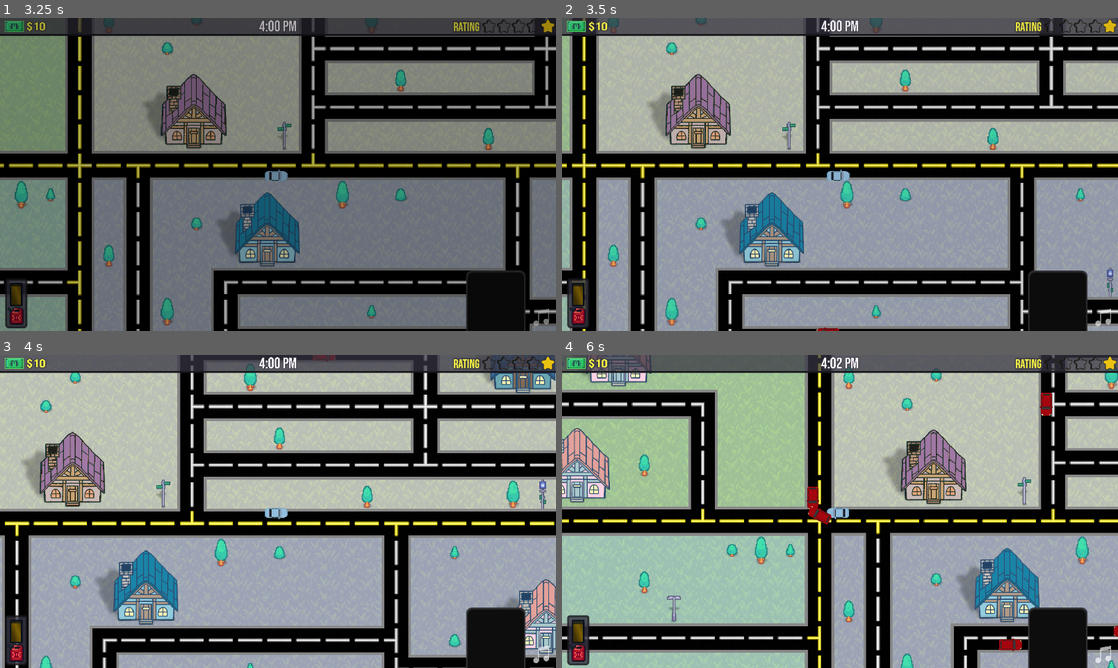
Above: before the commit, frames 1-4 (two rows, left to right).
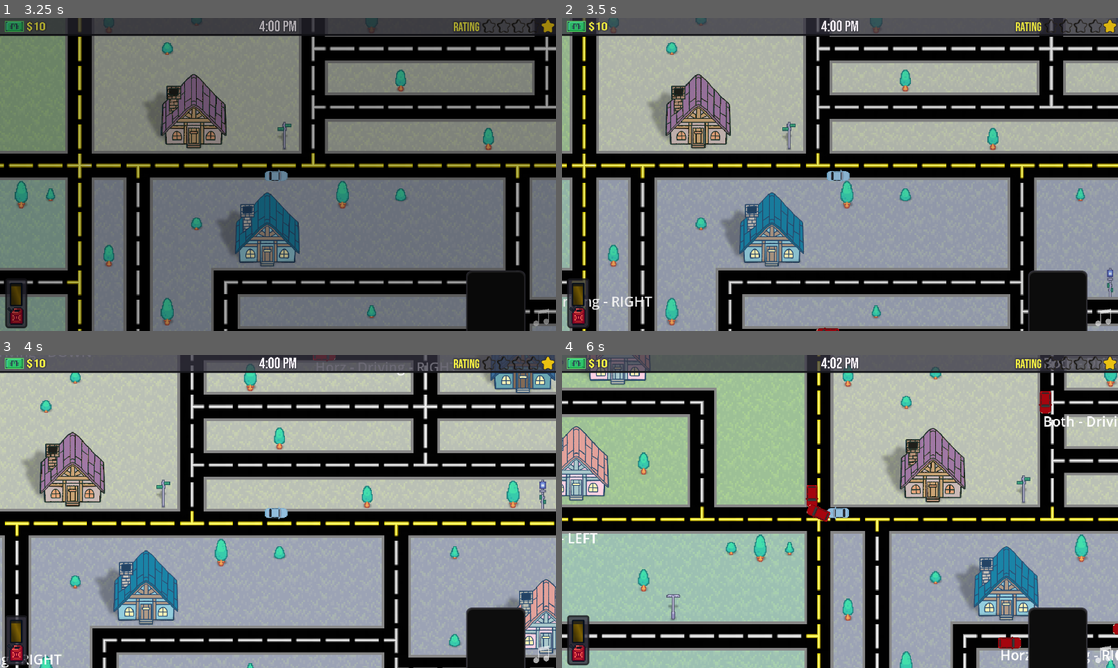
Above: after the commit, the same moments.

Repository: TorqueMcFearson/DeliveryDash
Game: Godot game, scene res://Title_Screen.tscn
The game is run twice, just before and just after one commit, with the same random seed, the same clock (stepped at 60 frames per second) and the same inputs.
Inputs (mouse positions are in pixels of both pictures, inside the frame that each line leads up to):
- Up to frame 1 (3.25 s): tap Enter (ui_accept) at 0.5, 0.77, 2.27 s; move the mouse to (400, 158) at 0.52 s; hold D (Right) 0.53-1.25 s; hold E (Enter) 0.53-1.25 s; click (400, 158) at 0.67 s; click "Start Game" at 1.25 s; move the mouse to (166, 190) at 2.02 s; hold S (Down) 2.03-2.78 s; tap E (Enter) at 2.1 s; move the mouse to (333, 105) at 2.77 s; hold D (Right) from 2.78 s (still down); hold E (Enter) from 2.78 s (still down)
- Up to frame 2 (3.5 s): keep holding D (Right); keep holding E (Enter)
- Up to frame 3 (4 s): move the mouse to (250, 574) at 3.52 s; release D (Right) at 3.53 s; release E (Enter) at 3.53 s; hold W (Up) from 3.53 s (still down); tap E (Enter) at 3.6 s; click (250, 574) at 3.67 s; tap Enter (ui_accept) at 3.77 s
- Up to frame 4 (6 s): move the mouse to (1006, 558) at 4.27 s; release W (Up) at 4.28 s; hold E (Enter) 4.28-5.03 s; hold A (Left) 4.28-5.78 s; tap Enter (ui_accept) at 4.52, 5.27 s; move the mouse to (673, 464) at 5.02 s; tap E (Enter) at 5.1 s; move the mouse to (867, 511) at 5.77 s; hold S (Down) from 5.78 s (still down); hold E (Enter) from 5.78 s (still down); click (867, 511) at 5.92 s

Frame 1 is identical in both runs. In frame 2, 0.2% of the frame differs, in the area x 0-17%, y 88-94%; in frame 3, 0.2%; in frame 4, 17%, in the area x 0-100%, y 0-100%.

Commit message:
Working on AI turning bug.

Diff:
--- a/Scripts/cars.gd
+++ b/Scripts/cars.gd
@@ -87,23 +87,21 @@
 # Called every frame. 'delta' is the elapsed time since the previous frame.
 func _physics_process(delta: float) -> void:
 	if stopped:
+		$Label.text = "%s - %s" % ["stopped"]
 		return
 
-
+#Direction Logic
 	match state:
 		STATE.TURNING:
-			$Label.text = "%s - %s" % ["Both","Turning" if state == STATE.TURNING else "Driving"]
-			var temp = rotation_degrees
-			if temp < 0: temp += 360
-			if temp > direction*90-1 and temp < direction*90+1:
-					rotation_degrees = direction*90
-					state = STATE.DRIVING
-					get_tree().create_timer(.25).timeout.connect(func():turning_progress = 0)
+			var road_dir :int = get_road_direction(global_position)
+			$Label.text = "%s - %s - %s" % [ROAD_DIR[road_dir],"Turning", ["UP","RIGHT","DOWN","LEFT"][direction]]
+			if is_equal_approx(rotation, deg_to_rad(direction*90)) and road_dir != 2:
+				state = STATE.DRIVING
+				#get_tree().create_timer(.25).timeout.connect(func():turning_progress = 0)
 			else:
-				rotation = lerp_angle(rotation, deg_to_rad(direction*90), turning_progress) # move_toward(rotation,deg_to_rad(direction*90),3*delta)
-				turning_progress = clamp(turning_progress + 3*delta,0,1)
-
-
+				#rotation = lerp_angle(rotation, deg_to_rad(direction*90), turning_progress) # move_toward(rotation,deg_to_rad(direction*90),3*delta)
+				#turning_progress = clamp(turning_progress + 3*delta,0,1)
+				rotation = rotate_toward(rotation,deg_to_rad(direction*90),10*delta)
 
 		STATE.DRIVING:
 			var road_dir :int = get_road_direction(global_position)
@@ -114,15 +112,16 @@
 			if road_dir == 1 and direction not in [UP,DOWN]:
 				direction = [UP,DOWN].pick_random()
 				rotation=deg_to_rad(direction*90)
-			$Label.text = "%s - %s - %s" % [ROAD_DIR[road_dir],"Turning" if state == STATE.TURNING else "Driving", ["UP","RIGHT","DOWN","LEFT"][direction]]
+			$Label.text = "%s - %s - %s" % [ROAD_DIR[road_dir],"Driving", ["UP","RIGHT","DOWN","LEFT"][direction]]
 			var mod:int
-			if direction == LEFT or direction == RIGHT:
+			if direction in [LEFT,RIGHT]:
 				mod = (int(position.x) % 64)
 				lock_y_32()
 			else:
 				mod = (int(position.y) % 64)
 				lock_x_32()
-			if not turning_progress and road_dir == BOTH and 30 < mod and mod < 34:
+			# Start a turn if within a range
+			if road_dir == BOTH and 30 < mod and mod < 34:
 				if direction == LEFT or direction == RIGHT:
 					lock_x_32()
 				else:
@@ -132,6 +131,7 @@
 				state = STATE.TURNING
 				return
 
+# Velocity Foward
 	velocity = (velocity + v_direction*SPEED).clamp(-V_MAX_SPEED,V_MAX_SPEED)
 	var temp_pos = position
 	var collide = move_and_collide(velocity*delta)
@@ -156,6 +156,7 @@
 	position.y = snapped(position.y,32)
 
 func random_turn():
+	#return v_direction#TEST#
 	var directions = []
 	for dir:Vector2 in V_DIR:
 		var check_pos = global_position + dir*64
--- a/ai_car.tscn
+++ b/ai_car.tscn
@@ -35,7 +35,6 @@
 texture = SubResource("AtlasTexture_as5e6")
 
 [node name="Label" type="Label" parent="."]
-visible = false
 top_level = true
 offset_right = 40.0
 offset_bottom = 23.0
Not shown, changed: log.txt
